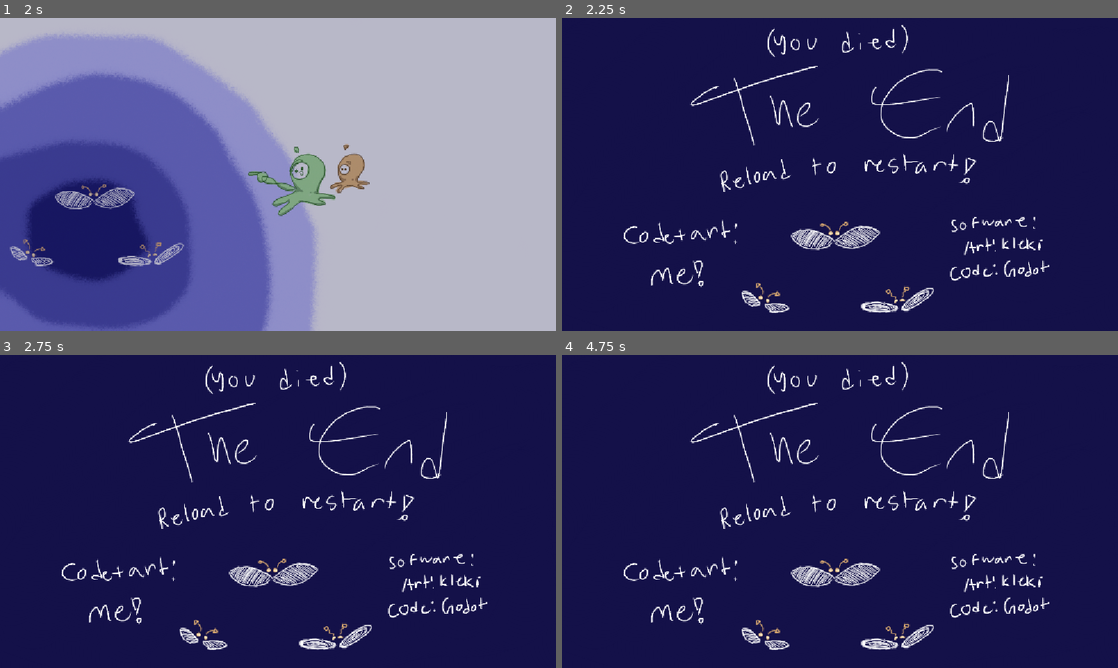
Above: before the commit, frames 1-4 (two rows, left to right).
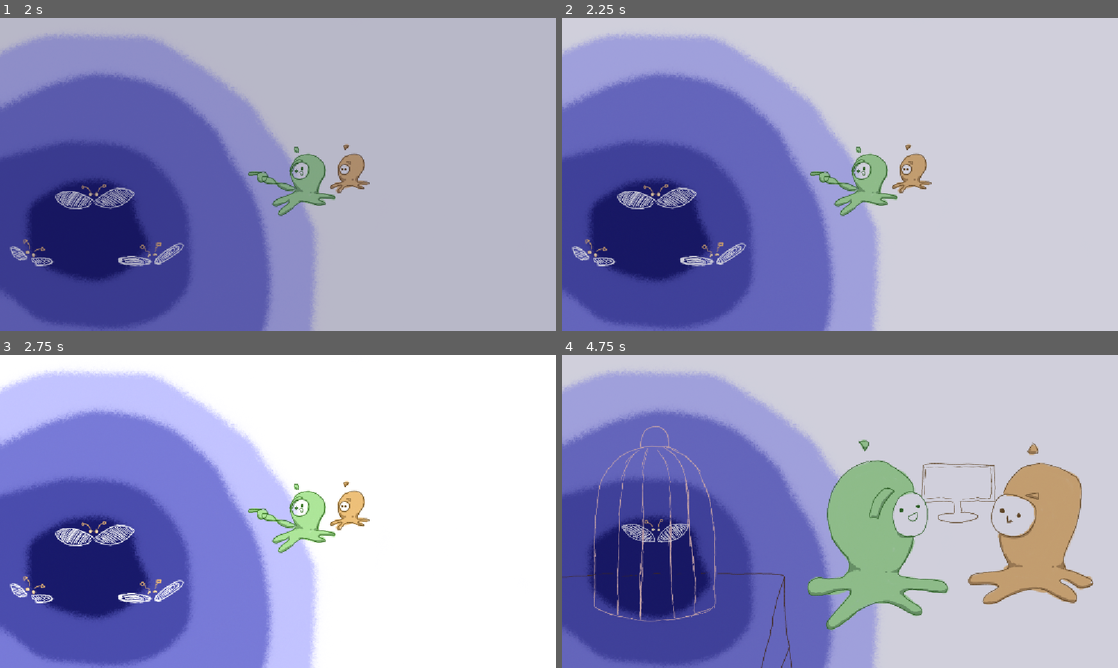
Above: after the commit, the same moments.

Repository: Pine-ber-EE/thingscrumbleapart
Game: Godot game, scene res://scenes/game.tscn
Same seed, same stepped clock (60 frames per second), same inputs: the game is played once before the commit and once after it.
Inputs (mouse positions are in pixels of both pictures, inside the frame that each line leads up to):
- Up to frame 1 (2 s): tap Enter (ui_accept) at 0.5, 0.77, 1.25, 1.52 s; move the mouse to (400, 158) at 0.52 s; hold Right (ui_right) from 0.53 s (still down); tap Alt at 0.6 s; click (400, 158) at 0.67 s; move the mouse to (166, 190) at 1.27 s; tap Shift at 1.35 s
- Up to frame 2 (2.25 s): move the mouse to (895, 105) at 2.02 s; release Right (ui_right) at 2.03 s; hold Left (ui_left) from 2.03 s (still down); tap Alt at 2.1 s
- Up to frame 3 (2.75 s): keep holding Left (ui_left)
- Up to frame 4 (4.75 s): move the mouse to (812, 574) at 2.77 s; release Left (ui_left) at 2.78 s; hold Right (ui_right) 2.78-4.28 s; tap Shift at 2.85, 4.35 s; click (812, 574) at 2.92 s; tap Enter (ui_accept) at 3.02, 3.5, 3.77, 4.52 s; move the mouse to (1006, 558) at 3.52 s; tap Alt at 3.6 s; move the mouse to (673, 464) at 4.27 s; hold Left (ui_left) from 4.28 s (still down)

Frame 1 is identical in both runs. In frame 2, 100% of the frame differs, in the area x 0-100%, y 0-100%; in frame 3, 99%; in frame 4, 100%.

Commit message:
score system

Diff:
--- a/scenes/debris.gd
+++ b/scenes/debris.gd
@@ -6,7 +6,7 @@
 
 func _physics_process(delta: float) -> void:
 	# Add the gravity.
-	velocity += get_gravity() * delta
+	velocity += get_gravity() * delta * 0.2
 
 
 	# Get the input direction and handle the movement/deceleration.
--- a/scenes/game.gd
+++ b/scenes/game.gd
@@ -1,4 +1,10 @@
 extends Node2D
+
+
+var timer = 0.0
+var active = 0
+var active2 = 1
+
 
 # Called when the node enters the scene tree for the first time.
 func _ready() -> void:
@@ -15,12 +21,20 @@
 
 # Called every frame. 'delta' is the elapsed time since the previous frame.
 func _process(delta: float) -> void:
+	timer += delta
+	if(timer>1):
+		timer-=1
+		if(active == 1):
+			if(active2 == 1):
+				$score.score += 1
+
 	if not $player.jumps==0:
 		$pressspace.visible = false
 
 func end_game():
 	print("hello")
 	$endscreen.visible = true
+	active2 = 0
 
 func cutscene_end():
 	$debris.cut = 1
@@ -31,4 +45,5 @@
 func start():
 	$debris.start = 1
 	$"spikes ;3".start = 1
+	active = 1
 	#$damage.start += 1
--- a/scenes/game.tscn
+++ b/scenes/game.tscn
@@ -20,6 +20,7 @@
 [ext_resource type="Texture2D" uid="uid://b7miigxtts5c4" path="res://assets/cutscene/frame3.png" id="14_rysoc"]
 [ext_resource type="Script" uid="uid://crj0yw2q88o2d" path="res://scenes/fade.gd" id="16_5newe"]
 [ext_resource type="Script" uid="uid://d523sst2b7mq" path="res://scenes/spikes_;3.gd" id="20_1kice"]
+[ext_resource type="PackedScene" uid="uid://cgmhfdiyhd4lu" path="res://scenes/score.tscn" id="21_5newe"]
 
 [sub_resource type="WorldBoundaryShape2D" id="WorldBoundaryShape2D_dtx53"]
 distance = -3.0
@@ -183,7 +184,7 @@
 
 [node name="endscreen" type="Sprite2D" parent="." unique_id=1365837861]
 visible = false
-z_index = 4
+z_index = 3
 position = Vector2(0, -9)
 scale = Vector2(0.32786882, 0.32786885)
 texture = ExtResource("5_vtaks")
@@ -210,7 +211,7 @@
 shape = SubResource("RectangleShape2D_dtx53")
 
 [node name="cutscene" type="Node2D" parent="." unique_id=1270152204]
-z_index = 3
+z_index = 8
 position = Vector2(0, -12)
 
 [node name="AnimatedSprite2D" type="AnimatedSprite2D" parent="cutscene" unique_id=2022119903]
@@ -237,3 +238,6 @@
 [node name="CollisionShape2D" type="CollisionShape2D" parent="spikes ;3/damage" unique_id=648701339]
 position = Vector2(-104, -90)
 shape = SubResource("CircleShape2D_dtx53")
+
+[node name="score" parent="." unique_id=1943494908 instance=ExtResource("21_5newe")]
+z_index = 4
--- /dev/null
+++ b/scenes/score.tscn
@@ -0,0 +1,16 @@
+[gd_scene format=3 uid="uid://cgmhfdiyhd4lu"]
+
+[ext_resource type="Script" uid="uid://c4xo87v6cicb6" path="res://score.gd" id="1_8juob"]
+
+[sub_resource type="LabelSettings" id="LabelSettings_8juob"]
+font_size = 10
+
+[node name="score" type="Node2D" unique_id=1943494908]
+script = ExtResource("1_8juob")
+
+[node name="Label" type="Label" parent="." unique_id=542958143]
+offset_left = -176.0
+offset_top = -109.0
+offset_right = -133.0
+offset_bottom = -86.0
+label_settings = SubResource("LabelSettings_8juob")
--- a/scenes/spikes_;3.gd
+++ b/scenes/spikes_;3.gd
@@ -9,7 +9,7 @@
 	if(start == 1):
 		timer += delta
 	# Add the gravity.
-	velocity += get_gravity() * delta
+	velocity += get_gravity() * delta * 0.85
 
 
 	# Get the input direction and handle the movement/deceleration.
--- /dev/null
+++ b/score.gd
@@ -0,0 +1,14 @@
+extends Node2D
+
+var score = 0
+
+# Called when the node enters the scene tree for the first time.
+func _ready() -> void:
+	$Label.text = "score: 0"
+	pass # Replace with function body.
+
+
+# Called every frame. 'delta' is the elapsed time since the previous frame.
+func _process(delta: float) -> void:
+	$Label.text = "score: "+str(score)
+	pass
Not shown, added: score.gd.uid
Not shown, added: scenes/game.tscn33881244951.tmp
Not shown, added: scenes/game.tscn33893412904.tmp
